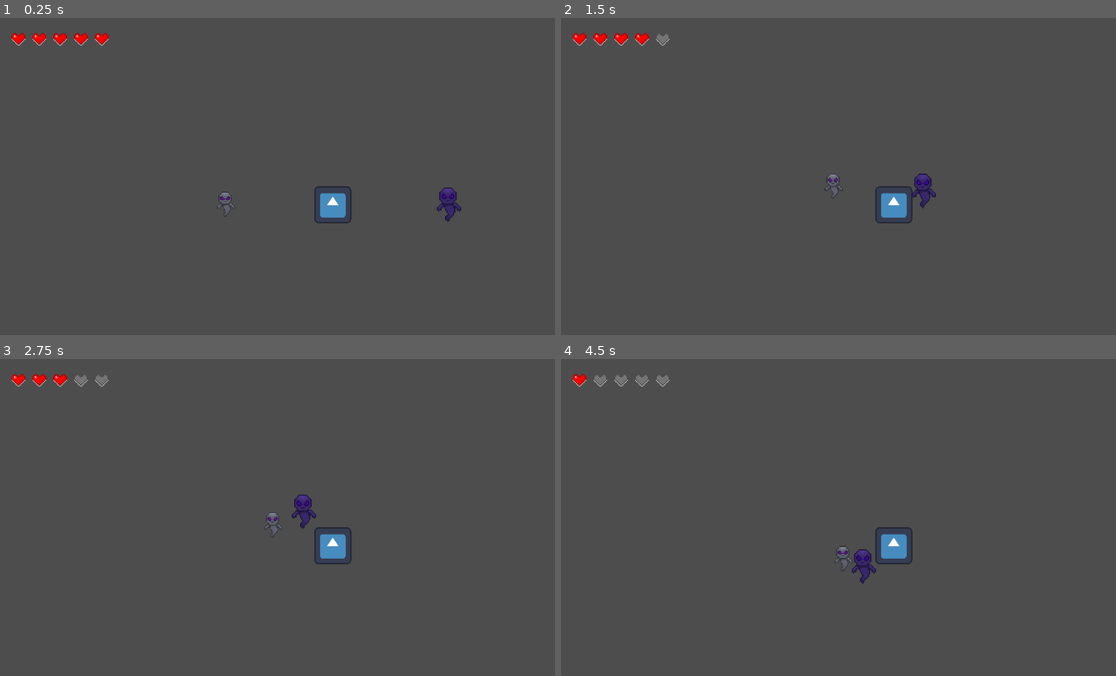
Above: before the commit, frames 1-4 (two rows, left to right).
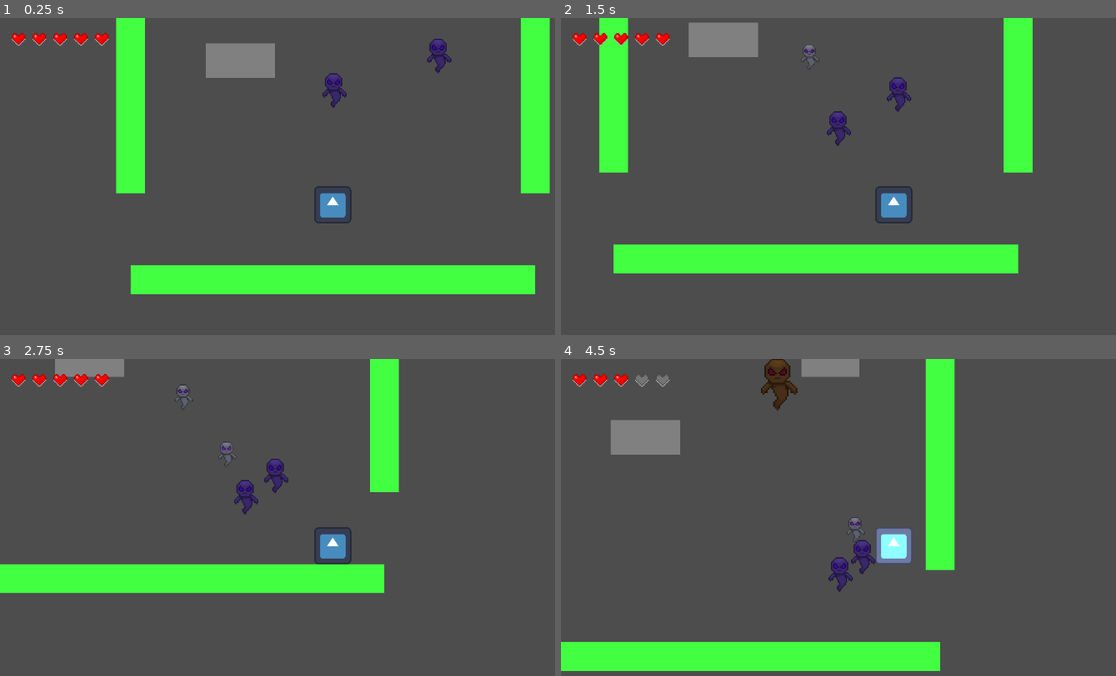
Above: after the commit, the same moments.

Repository: yenpish/chazo-fatebound
Game: Godot game, scene res://scenes/levels/mossgrave_outskirts.tscn
Two runs of this game, one before a commit and one after it. Both use one fixed random seed, a clock stepped at 60 frames per second and the inputs below. Before the commit the project starts from res://scenes/levels/test_room.tscn. The engine's default icon, where the game draws it, is replaced by a stand-in: a white triangle on a blue panel in a dark square.
Inputs:
- Up to frame 1 (0.25 s): no input
- Up to frame 2 (1.5 s): hold D (move_right) 0.53-1.28 s; tap Space (attack) at 0.6, 1.35 s; hold S (move_down) from 1.28 s (still down)
- Up to frame 3 (2.75 s): release S (move_down) at 2.03 s; hold D (move_right) from 2.03 s (still down); tap Space (attack) at 2.1 s
- Up to frame 4 (4.5 s): release D (move_right) at 2.78 s; hold W (move_up) 2.78-3.53 s; tap Space (attack) at 2.85, 3.6, 4.35 s; hold A (move_left) from 3.53 s (still down); tap R (restart) at 4.15 s

The runs differ from the first frame. In frame 1, 15% of the frame differs, in the area x 20-100%, y 0-88%; in frame 2, 14%; in frame 3, 11%; in frame 4, 14%.

Commit message:
Add demo end flow and remove old test room

Diff:
--- a/project.godot
+++ b/project.godot
@@ -11,7 +11,7 @@
 [application]
 
 config/name="Chazo Fatebound"
-run/main_scene="uid://bkhdrwxcisq8y"
+run/main_scene="uid://c5qns4f0ddf07"
 config/features=PackedStringArray("4.6", "Forward Plus")
 config/icon="res://icon.svg"
 
--- /dev/null
+++ b/scenes/items/demo_end_trigger.tscn
@@ -0,0 +1,19 @@
+[gd_scene format=3 uid="uid://cxm0syi8213s5"]
+
+[ext_resource type="Script" uid="uid://7f4uu7dlpt58" path="res://scripts/items/demo_end_trigger.gd" id="1_0si0a"]
+
+[sub_resource type="RectangleShape2D" id="RectangleShape2D_0si0a"]
+size = Vector2(140, 40)
+
+[node name="DemoEndTrigger" type="Area2D" unique_id=1590648381]
+script = ExtResource("1_0si0a")
+
+[node name="ColorRect" type="ColorRect" parent="." unique_id=1529327908]
+offset_left = -70.0
+offset_top = -20.0
+offset_right = 70.0
+offset_bottom = 20.0
+color = Color(0.10334448, 1.2032688e-06, 0.5272414, 1)
+
+[node name="CollisionShape2D" type="CollisionShape2D" parent="." unique_id=607289169]
+shape = SubResource("RectangleShape2D_0si0a")
--- a/scenes/levels/mossgrave_outskirts.tscn
+++ b/scenes/levels/mossgrave_outskirts.tscn
@@ -7,6 +7,7 @@
 [ext_resource type="PackedScene" uid="uid://dt3x5p8ysnmf7" path="res://scenes/enemies/brakkor.tscn" id="3_0rlci"]
 [ext_resource type="PackedScene" uid="uid://mfuonb32vn1q" path="res://scenes/items/pendant_of_malaya.tscn" id="3_np761"]
 [ext_resource type="PackedScene" uid="uid://5si1mv5g3aug" path="res://scenes/items/shard_vision_trigger.tscn" id="5_8dlh8"]
+[ext_resource type="PackedScene" uid="uid://cxm0syi8213s5" path="res://scenes/items/demo_end_trigger.tscn" id="6_0rlci"]
 
 [sub_resource type="RectangleShape2D" id="RectangleShape2D_ivkax"]
 size = Vector2(50, 900)
@@ -130,16 +131,16 @@
 position = Vector2(0, 250)
 
 [node name="VeilbornGrunt_02" parent="Enemies" unique_id=1103673630 instance=ExtResource("1_b5s1e")]
-position = Vector2(-80, -320)
+position = Vector2(194, 194)
 
 [node name="VeilbornCrawler_01" parent="Enemies" unique_id=976601010 instance=ExtResource("2_np761")]
-position = Vector2(-120, 50)
+position = Vector2(-174, -23)
 
 [node name="VeilbornCrawler_02" parent="Enemies" unique_id=1217474116 instance=ExtResource("2_np761")]
-position = Vector2(130, -150)
+position = Vector2(-75, 68)
 
 [node name="Brakkor" parent="Enemies" unique_id=353927916 instance=ExtResource("3_0rlci")]
-position = Vector2(185, -312)
+position = Vector2(5, -105)
 
 [node name="Items" type="Node2D" parent="." unique_id=1851791382]
 
@@ -147,7 +148,10 @@
 position = Vector2(-230, -250)
 
 [node name="ShardVisionTrigger" parent="Items" unique_id=161159187 instance=ExtResource("5_8dlh8")]
-position = Vector2(0, -440)
+position = Vector2(133, -252)
+
+[node name="DemoEndTrigger" parent="Items" unique_id=1590648381 instance=ExtResource("6_0rlci")]
+position = Vector2(0, -407)
 
 [node name="Player" parent="." unique_id=1997026455 instance=ExtResource("1_ivkax")]
 position = Vector2(0, 470)
--- a/scenes/levels/test_room.tscn
+++ /dev/null
@@ -1,23 +0,0 @@
-[gd_scene format=3 uid="uid://bkhdrwxcisq8y"]
-
-[ext_resource type="PackedScene" uid="uid://dm8vfg8xdixaf" path="res://scenes/player/player.tscn" id="1_yv0av"]
-[ext_resource type="PackedScene" uid="uid://sf7100vq7g2c" path="res://scenes/ui/hud.tscn" id="3_anjkr"]
-[ext_resource type="PackedScene" uid="uid://dqrkrjyouy0vl" path="res://scenes/enemies/veilborn_grunt.tscn" id="3_gyqsl"]
-[ext_resource type="PackedScene" uid="uid://85pfexe2tiic" path="res://scenes/enemies/veilborn_crawler.tscn" id="4_anjkr"]
-
-[node name="TestRoom" type="Node2D" unique_id=1712736905]
-
-[node name="HUD" parent="." unique_id=6596065 instance=ExtResource("3_anjkr")]
-
-[node name="Player" parent="." unique_id=1997026455 instance=ExtResource("1_yv0av")]
-
-[node name="Camera2D" type="Camera2D" parent="Player" unique_id=1592296656]
-
-[node name="VeilbornGrunt" parent="." unique_id=633401214 instance=ExtResource("3_gyqsl")]
-position = Vector2(220, 0)
-
-[node name="VeilbornCrawler" parent="." unique_id=458809075 instance=ExtResource("4_anjkr")]
-position = Vector2(-220, 0)
-
-[connection signal="hp_changed" from="Player" to="HUD" method="update_hp"]
-[connection signal="player_died" from="Player" to="HUD" method="show_game_over"]
--- /dev/null
+++ b/scenes/ui/demo_end.tscn
@@ -0,0 +1,48 @@
+[gd_scene format=3 uid="uid://b3pu7o2eece2k"]
+
+[ext_resource type="Script" uid="uid://dy6xymxfpr8gs" path="res://scripts/ui/demo_end.gd" id="1_vw6s1"]
+
+[node name="DemoEnd" type="Control" unique_id=896297213]
+layout_mode = 3
+anchors_preset = 0
+script = ExtResource("1_vw6s1")
+
+[node name="Background" type="ColorRect" parent="." unique_id=23338050]
+layout_mode = 1
+anchors_preset = 15
+anchor_right = 1.0
+anchor_bottom = 1.0
+grow_horizontal = 2
+grow_vertical = 2
+color = Color(0.34426335, 0.00038468503, 0.38628083, 1)
+
+[node name="Content" type="VBoxContainer" parent="." unique_id=1272724649]
+layout_mode = 0
+offset_left = 150.0
+offset_top = 120.0
+offset_right = 850.0
+offset_bottom = 520.0
+theme_override_constants/separation = 16
+
+[node name="TitleLabel" type="Label" parent="Content" unique_id=2004968621]
+layout_mode = 2
+text = "Demo End"
+autowrap_mode = 3
+
+[node name="BodyLabel" type="Label" parent="Content" unique_id=622957715]
+custom_minimum_size = Vector2(700, 120)
+layout_mode = 2
+text = "The Eclipse Shard of Hunger has been released.
+
+Somewhere beyond Mossgrave, the Eclipse Gate stirs...
+but Chazo's journey is not yet complete."
+autowrap_mode = 3
+
+[node name="SecretLabel" type="Label" parent="Content" unique_id=2107874495]
+layout_mode = 2
+autowrap_mode = 3
+
+[node name="RestartLabel" type="Label" parent="Content" unique_id=1426022477]
+layout_mode = 2
+text = "Press R to replay the demo."
+autowrap_mode = 3
--- /dev/null
+++ b/scripts/items/demo_end_trigger.gd
@@ -0,0 +1,34 @@
+extends Area2D
+
+@export_multiline var missing_shard_message: String = "The path ahead remains silent. Brakkor's shard is still missing."
+@export_multiline var end_message: String = "The vision fades... Chazo steps beyond Mossgrave."
+@export var end_scene_path: String = "res://scenes/ui/demo_end.tscn"
+@export var transition_delay: float = 1.5
+
+var triggered: bool = false
+
+
+func _ready() -> void:
+	body_entered.connect(_on_body_entered)
+
+
+func _on_body_entered(body: Node2D) -> void:
+	if triggered:
+		return
+
+	if not body.is_in_group("player"):
+		return
+
+	var hud := get_tree().get_first_node_in_group("hud")
+
+	if not DemoState.eclipse_shard_collected:
+		return
+
+	triggered = true
+
+	if hud != null and hud.has_method("show_message"):
+		hud.show_message(end_message)
+
+	await get_tree().create_timer(transition_delay).timeout
+
+	get_tree().change_scene_to_file(end_scene_path)
--- /dev/null
+++ b/scripts/ui/demo_end.gd
@@ -0,0 +1,15 @@
+extends Control
+
+@onready var secret_label: Label = $Content/SecretLabel
+
+func _ready() -> void:
+	if DemoState.pendant_collected:
+		secret_label.text = "Secret Discovered: Pendant of Malaya"
+	else:
+		secret_label.text = ""
+
+
+func _process(_delta: float) -> void:
+	if Input.is_action_just_pressed("restart"):
+		DemoState.reset_demo_state()
+		get_tree().change_scene_to_file("res://scenes/levels/mossgrave_outskirts.tscn")
Not shown, added: scripts/items/demo_end_trigger.gd.uid
Not shown, added: scripts/ui/demo_end.gd.uid
